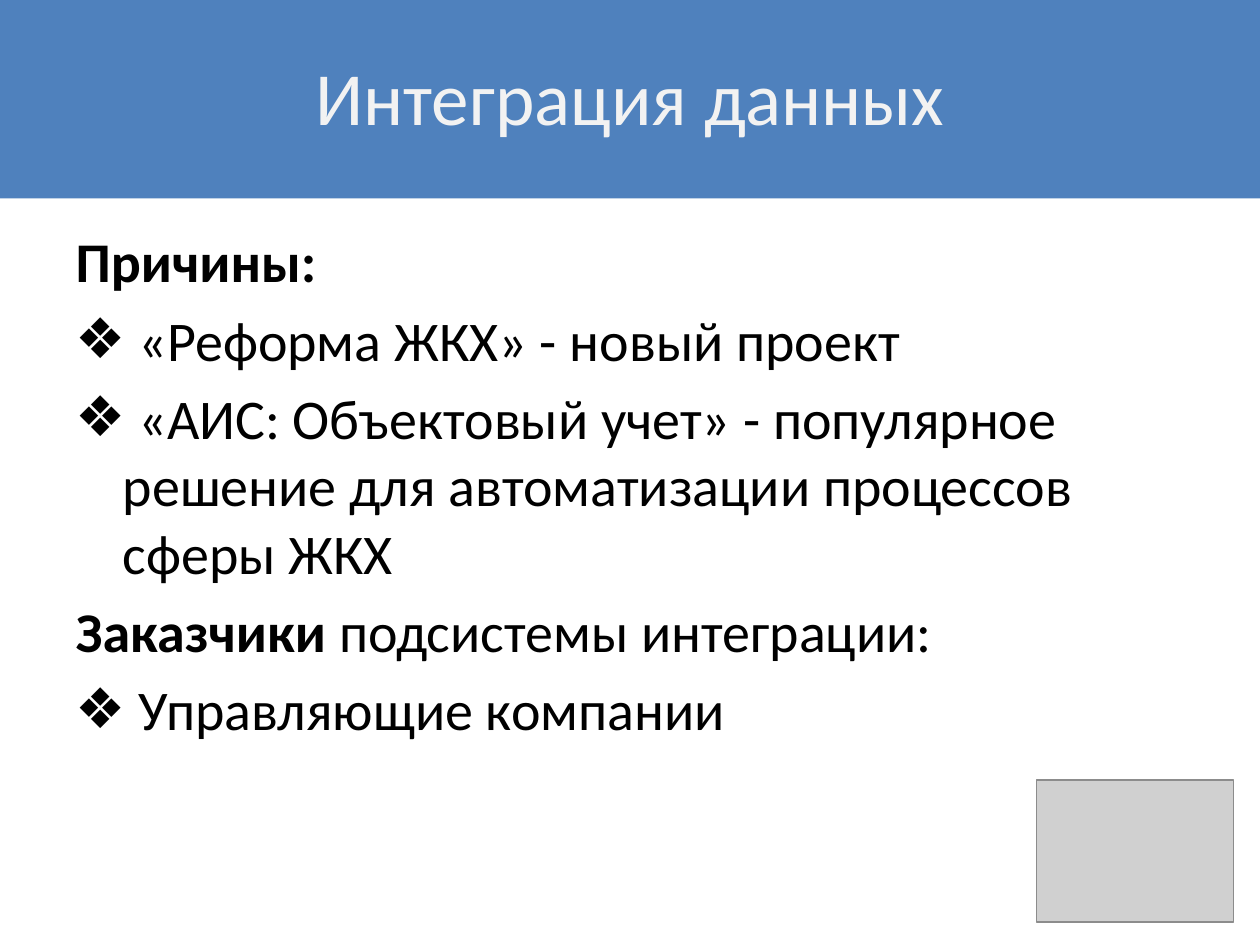
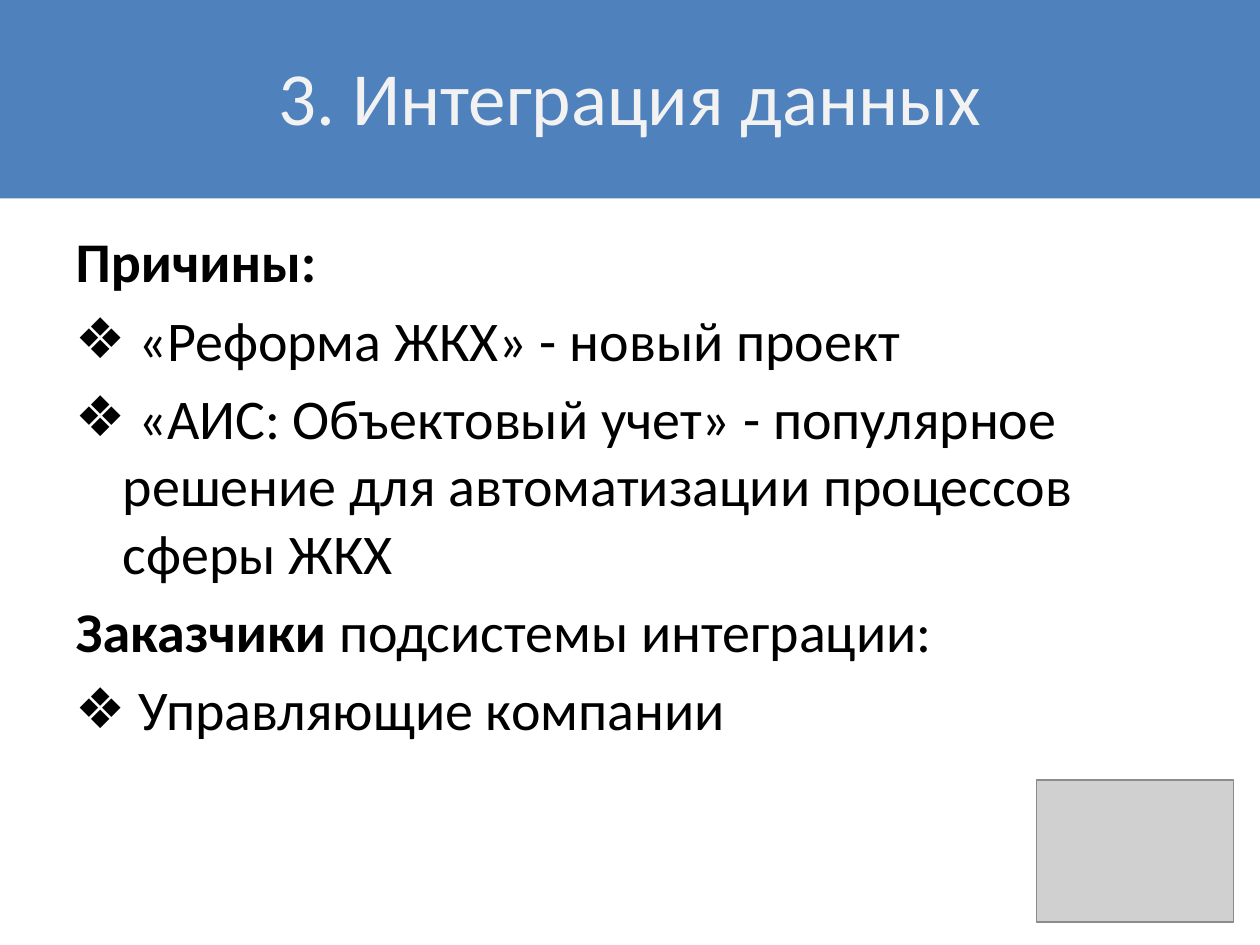
Before and after one commit to Alexeyyy/Diploma_doc, a slide deck: slide 4 of Презентация/Презентация_Желепов.pptx. Drawn at 1260x945 pixels with LibreOffice and Linux fonts; fonts in the diff are those of the drawing; grey boxes stand for pictures. Boxes give left, top, right and bottom in pixels: in the first picture for what was removed or moved away, otherwise in the second. Text is boxed around its words. In the diff, an @@ line names an element or a change of style, - is before the commit and + after.

```diff
--- a/Презентация/Презентация_Желепов.pptx
+++ b/Презентация/Презентация_Желепов.pptx
@@ text at [279,76,981,138]: text changed @@
-Интеграция данных
+3. Интеграция данных
```
Also in this commit, not shown: 6 other slides changed, 2 slides added, 6 other files.
